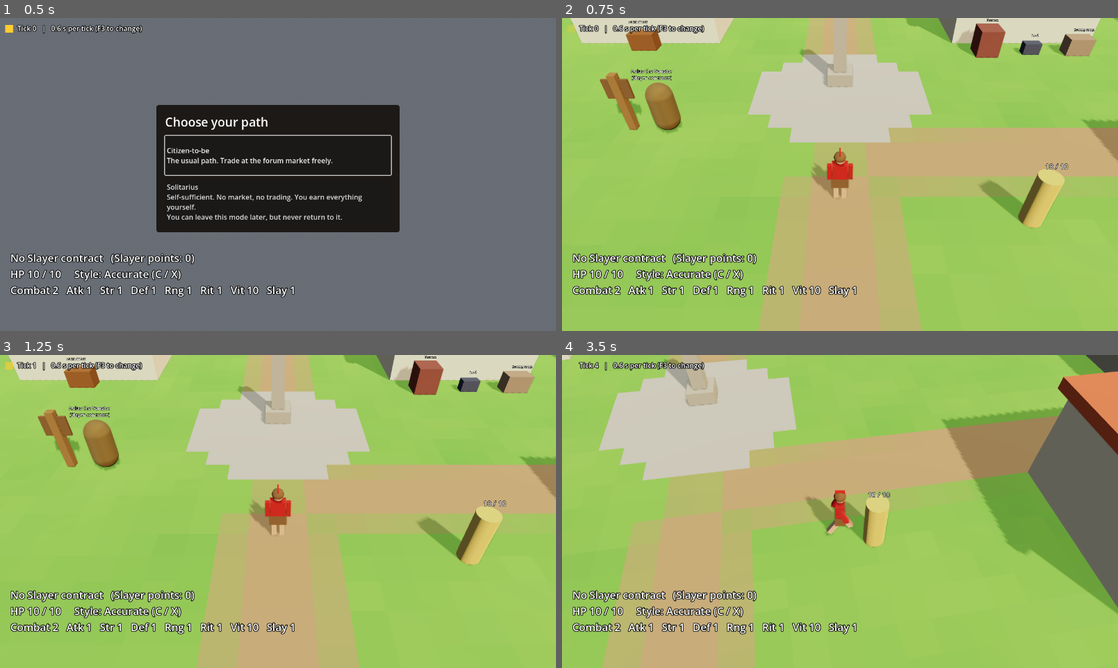
Above: before the commit, frames 1-4 (two rows, left to right).
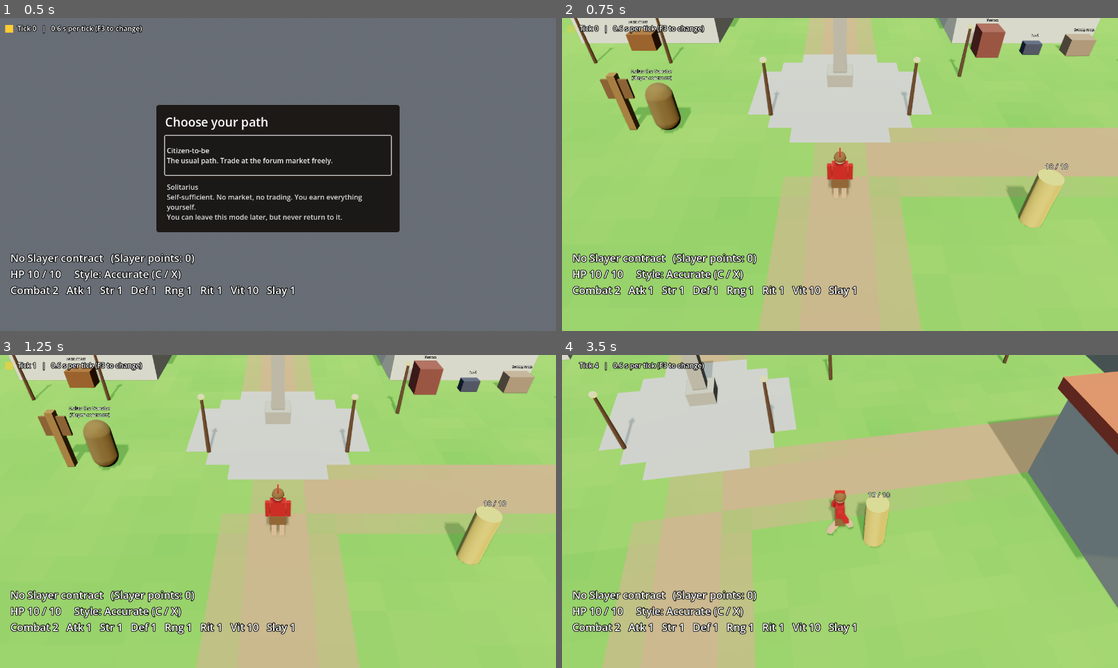
Above: after the commit, the same moments.

Repository: DanteArcese/legio
Game: Godot game, scene res://scenes/main.tscn
Two runs of this game, one before a commit and one after it. Both use one fixed random seed, a clock stepped at 60 frames per second and the inputs below.
Inputs (mouse positions are in pixels of both pictures, inside the frame that each line leads up to):
- Up to frame 1 (0.5 s): no input
- Up to frame 2 (0.75 s): click "Citizen-to-be The usual path.…" at 0.5 s
- Up to frame 3 (1.25 s): no input
- Up to frame 4 (3.5 s): tap Enter (ui_accept) at 1.25, 1.52, 1.82 s; move the mouse to (962, 495) at 1.27 s; hold D (move_right) 1.28-2 s; tap Down (camera_down) at 1.35 s; click (962, 495) at 1.42 s; drag from (728, 527) to (812, 574) at 2.02 s; move the mouse to (895, 442) at 2.77 s; hold D (move_right) from 2.78 s (still down); tap Right (camera_right) at 2.85 s

Frame 1 is identical in both runs. In frame 2, 3.9% of the frame differs, in the area x 1-100%, y 0-68%; in frame 3, 3.9%; in frame 4, 13%, in the area x 1-100%, y 0-84%.

Commit message:
Add day/night cycle, moon, and lamp posts; fail playtests on script errors (#56)
Co-Authored-By: Claude Opus 5.5 <noreply@anthropic.com>
Claude-Session: https://claude.ai/code/session_01LWcDeJx5tZMUXidHZumWzT

Diff:
--- a/game/scenes/main.tscn
+++ b/game/scenes/main.tscn
@@ -20,6 +20,8 @@
 [ext_resource type="Script" path="res://scripts/settings/graphics_settings.gd" id="18_graphics"]
 [ext_resource type="Script" path="res://scripts/ui/pause_menu.gd" id="19_pause"]
 [ext_resource type="Script" path="res://scripts/world/terrain.gd" id="20_terrain"]
+[ext_resource type="Script" path="res://scripts/world/day_night.gd" id="21_daynight"]
+[ext_resource type="Script" path="res://scripts/world/lamp_post.gd" id="22_lamp"]
 
 [sub_resource type="ProceduralSkyMaterial" id="sky_mat"]
 
@@ -100,6 +102,66 @@
 
 [node name="CastraFerrea" parent="." groups=["navigation_source"] instance=ExtResource("12_town")]
 
+[node name="Moon" type="DirectionalLight3D" parent="."]
+transform = Transform3D(1, 0, 0, 0, 0.5, 0.866, 0, -0.866, 0.5, 0, 10, 0)
+light_color = Color(0.55, 0.62, 0.9, 1)
+light_energy = 0.0
+shadow_enabled = true
+
+[node name="Lamps" type="Node3D" parent="."]
+
+[node name="Lamp1" type="StaticBody3D" parent="Lamps"]
+transform = Transform3D(1, 0, 0, 0, 1, 0, 0, 0, 1, -9, 0, -8)
+script = ExtResource("22_lamp")
+
+[node name="Lamp2" type="StaticBody3D" parent="Lamps"]
+transform = Transform3D(1, 0, 0, 0, 1, 0, 0, 0, 1, -13, 0, -8)
+script = ExtResource("22_lamp")
+
+[node name="Lamp3" type="StaticBody3D" parent="Lamps"]
+transform = Transform3D(1, 0, 0, 0, 1, 0, 0, 0, 1, 6, 0, -6.5)
+script = ExtResource("22_lamp")
+
+[node name="Lamp4" type="StaticBody3D" parent="Lamps"]
+transform = Transform3D(1, 0, 0, 0, 1, 0, 0, 0, 1, 15, 0, -6.5)
+script = ExtResource("22_lamp")
+
+[node name="Lamp5" type="StaticBody3D" parent="Lamps"]
+transform = Transform3D(1, 0, 0, 0, 1, 0, 0, 0, 1, 3, 0, -3)
+script = ExtResource("22_lamp")
+
+[node name="Lamp6" type="StaticBody3D" parent="Lamps"]
+transform = Transform3D(1, 0, 0, 0, 1, 0, 0, 0, 1, -3, 0, -3)
+script = ExtResource("22_lamp")
+
+[node name="Lamp7" type="StaticBody3D" parent="Lamps"]
+transform = Transform3D(1, 0, 0, 0, 1, 0, 0, 0, 1, -2.5, 0, 18)
+script = ExtResource("22_lamp")
+
+[node name="Lamp8" type="StaticBody3D" parent="Lamps"]
+transform = Transform3D(1, 0, 0, 0, 1, 0, 0, 0, 1, 2.5, 0, 18)
+script = ExtResource("22_lamp")
+
+[node name="Lamp9" type="StaticBody3D" parent="Lamps"]
+transform = Transform3D(1, 0, 0, 0, 1, 0, 0, 0, 1, 18, 0, -2.5)
+script = ExtResource("22_lamp")
+
+[node name="Lamp10" type="StaticBody3D" parent="Lamps"]
+transform = Transform3D(1, 0, 0, 0, 1, 0, 0, 0, 1, 18, 0, 2.5)
+script = ExtResource("22_lamp")
+
+[node name="Lamp11" type="StaticBody3D" parent="Lamps"]
+transform = Transform3D(1, 0, 0, 0, 1, 0, 0, 0, 1, -2.5, 0, -18)
+script = ExtResource("22_lamp")
+
+[node name="Lamp12" type="StaticBody3D" parent="Lamps"]
+transform = Transform3D(1, 0, 0, 0, 1, 0, 0, 0, 1, 2.5, 0, -18)
+script = ExtResource("22_lamp")
+
+[node name="Lamp13" type="StaticBody3D" parent="Lamps"]
+transform = Transform3D(1, 0, 0, 0, 1, 0, 0, 0, 1, -9, 0, 9)
+script = ExtResource("22_lamp")
+
 [node name="Terrain" type="StaticBody3D" parent="." node_paths=PackedStringArray("graphics_settings") groups=["navigation_source"]]
 script = ExtResource("20_terrain")
 snap_roots = Array[NodePath]([NodePath("../CastraFerrea/Outside/Woods"), NodePath("../CastraFerrea/Outside/Hills"), NodePath("../Monsters")])
@@ -434,3 +496,10 @@
 script = ExtResource("19_pause")
 settings = NodePath("../GraphicsSettings")
 game_ui = NodePath("../GameUi")
+
+[node name="DayNight" type="Node" parent="." node_paths=PackedStringArray("environment", "sun", "moon", "area_lighting")]
+script = ExtResource("21_daynight")
+environment = NodePath("../WorldEnvironment")
+sun = NodePath("../Sun")
+moon = NodePath("../Moon")
+area_lighting = NodePath("../AreaLighting")
--- a/game/scripts/world/curse_visuals.gd
+++ b/game/scripts/world/curse_visuals.gd
@@ -38,9 +38,8 @@
 		ring.add_child(mote)
 	var spin := ring.create_tween().set_loops()
 	spin.tween_property(ring, "rotation:y", TAU, 2.5).from(0.0)
-	body.get_tree().create_timer(seconds).timeout.connect(func():
-		if is_instance_valid(ring):
-			ring.queue_free())
+	# Bound to the ring itself, so a refreshed aura's old timer just goes away.
+	body.get_tree().create_timer(seconds).timeout.connect(ring.queue_free)
 
 
 static func _mote(radius: float, tint := Color(0.08, 0.05, 0.1)) -> MeshInstance3D:
--- /dev/null
+++ b/game/scripts/world/day_night.gd
@@ -0,0 +1,91 @@
+extends Node
+## Day and night: the sun arcs across the sky over a cycle of real minutes,
+## and sun, sky, ambient, and fog colours follow keyframes through dawn,
+## day, dusk, and night. A dim moon lights the night, and lamps (group
+## "lamps") glow after dark. Underground, the dungeon's own lighting wins.
+
+## Keyframes by hour: sun colour and energy, sky top and horizon, ambient energy, moon energy.
+const KEYS := [
+	[0.0, Color(0.4, 0.45, 0.7), 0.0, Color(0.03, 0.04, 0.1), Color(0.08, 0.1, 0.18), 0.45, 0.32],
+	[5.0, Color(0.6, 0.5, 0.6), 0.0, Color(0.06, 0.07, 0.16), Color(0.2, 0.16, 0.22), 0.5, 0.25],
+	[6.5, Color(1.0, 0.62, 0.38), 0.6, Color(0.3, 0.4, 0.62), Color(0.95, 0.62, 0.42), 0.8, 0.0],
+	[9.0, Color(1.0, 0.95, 0.85), 1.1, Color(0.38, 0.55, 0.82), Color(0.68, 0.76, 0.86), 1.25, 0.0],
+	[16.0, Color(1.0, 0.93, 0.8), 1.1, Color(0.38, 0.55, 0.82), Color(0.7, 0.76, 0.84), 1.25, 0.0],
+	[18.5, Color(1.0, 0.68, 0.42), 0.8, Color(0.36, 0.46, 0.7), Color(0.95, 0.66, 0.48), 1.0, 0.0],
+	[20.5, Color(0.5, 0.45, 0.7), 0.0, Color(0.06, 0.06, 0.15), Color(0.22, 0.15, 0.25), 0.5, 0.22],
+	[24.0, Color(0.4, 0.45, 0.7), 0.0, Color(0.03, 0.04, 0.1), Color(0.08, 0.1, 0.18), 0.45, 0.32],
+]
+const SUNRISE := 6.0
+const SUNSET := 20.0
+const MAX_ELEVATION := 68.0
+const SUN_YAW := -35.0
+const LAMP_ENERGY := 1.6
+
+@export var environment: WorldEnvironment
+@export var sun: DirectionalLight3D
+@export var moon: DirectionalLight3D
+@export var area_lighting: Node
+## Real minutes for a full day.
+@export var cycle_minutes := 20.0
+@export_range(0.0, 24.0) var hour := 10.0
+@export var running := true
+
+
+func _process(delta: float) -> void:
+	if running:
+		hour = fmod(hour + delta * 24.0 / (cycle_minutes * 60.0), 24.0)
+	if area_lighting and area_lighting.underground:
+		_set_lamps(0.0)
+		if moon:
+			moon.light_energy = 0.0
+		return
+	apply()
+
+
+func is_night() -> bool:
+	return hour < SUNRISE or hour > SUNSET
+
+
+## Applies the lighting for the current hour.
+func apply() -> void:
+	var key := _sample()
+	var day_fraction := clampf((hour - SUNRISE) / (SUNSET - SUNRISE), 0.0, 1.0)
+	var elevation := sin(day_fraction * PI) * MAX_ELEVATION
+	sun.rotation_degrees = Vector3(-maxf(elevation, 4.0), SUN_YAW + day_fraction * 120.0, 0.0)
+	sun.light_color = key["sun_color"]
+	sun.light_energy = key["sun_energy"]
+	sun.visible = key["sun_energy"] > 0.01
+	if moon:
+		moon.light_energy = key["moon"]
+		moon.visible = key["moon"] > 0.01
+	var env := environment.environment
+	env.ambient_light_energy = key["ambient"]
+	env.fog_light_color = key["horizon"].lerp(Color(0.72, 0.78, 0.85), 0.3)
+	var sky := env.sky.sky_material as ProceduralSkyMaterial
+	if sky:
+		sky.sky_top_color = key["top"]
+		sky.sky_horizon_color = key["horizon"]
+		sky.ground_horizon_color = key["horizon"].darkened(0.2)
+	var night := 1.0 - smoothstep(0.0, 0.3, key["sun_energy"])
+	_set_lamps(night * LAMP_ENERGY)
+
+
+func _set_lamps(energy: float) -> void:
+	for lamp in get_tree().get_nodes_in_group("lamps"):
+		if lamp is Light3D:
+			lamp.light_energy = energy
+			lamp.visible = energy > 0.01
+
+
+func _sample() -> Dictionary:
+	for i in KEYS.size() - 1:
+		var a: Array = KEYS[i]
+		var b: Array = KEYS[i + 1]
+		if hour >= a[0] and hour <= b[0]:
+			var t: float = (hour - a[0]) / (b[0] - a[0])
+			return {
+				"sun_color": (a[1] as Color).lerp(b[1], t), "sun_energy": lerpf(a[2], b[2], t),
+				"top": (a[3] as Color).lerp(b[3], t), "horizon": (a[4] as Color).lerp(b[4], t),
+				"ambient": lerpf(a[5], b[5], t), "moon": lerpf(a[6], b[6], t),
+			}
+	return {}
--- /dev/null
+++ b/game/scripts/world/lamp_post.gd
@@ -0,0 +1,47 @@
+extends StaticBody3D
+## A simple lamp post whose light the day/night cycle switches on at night.
+
+func _init() -> void:
+	collision_layer = 8
+	add_to_group("navigation_source")
+
+
+func _ready() -> void:
+	var post := MeshInstance3D.new()
+	var pole := CylinderMesh.new()
+	pole.top_radius = 0.06
+	pole.bottom_radius = 0.09
+	pole.height = 2.4
+	var wood := StandardMaterial3D.new()
+	wood.albedo_color = Color(0.32, 0.22, 0.14)
+	pole.material = wood
+	post.mesh = pole
+	post.position.y = 1.2
+	add_child(post)
+	var flame := MeshInstance3D.new()
+	var bowl := SphereMesh.new()
+	bowl.radius = 0.14
+	bowl.height = 0.22
+	var glow := StandardMaterial3D.new()
+	glow.albedo_color = Color(1, 0.6, 0.25)
+	glow.emission_enabled = true
+	glow.emission = Color(1, 0.55, 0.2)
+	glow.emission_energy_multiplier = 2.5
+	bowl.material = glow
+	flame.mesh = bowl
+	flame.position.y = 2.5
+	add_child(flame)
+	var shape := CollisionShape3D.new()
+	var cylinder := CylinderShape3D.new()
+	cylinder.radius = 0.15
+	cylinder.height = 2.4
+	shape.shape = cylinder
+	shape.position.y = 1.2
+	add_child(shape)
+	var light := OmniLight3D.new()
+	light.light_color = Color(1, 0.68, 0.38)
+	light.omni_range = 9.0
+	light.position.y = 2.5
+	light.shadow_enabled = false
+	light.add_to_group("lamps")
+	add_child(light)
--- /dev/null
+++ b/game/tests/test_scripts_compile.gd
@@ -0,0 +1,25 @@
+extends "res://tests/test_case.gd"
+## Every game and tool script must compile. A script that fails to parse
+## otherwise only shows up as a silent hang or a missing feature at runtime.
+
+const ROOTS := ["res://scripts", "res://tools"]
+
+
+func test_every_script_compiles() -> void:
+	var count := 0
+	for root in ROOTS:
+		for path in _scripts_under(root):
+			var script: Script = load(path)
+			check(script != null and script.can_instantiate(), "%s compiles" % path)
+			count += 1
+	check(count > 40, "found the scripts (%d)" % count)
+
+
+func _scripts_under(dir_path: String) -> Array:
+	var found := []
+	for file in DirAccess.get_files_at(dir_path):
+		if file.ends_with(".gd"):
+			found.append(dir_path.path_join(file))
+	for sub in DirAccess.get_directories_at(dir_path):
+		found.append_array(_scripts_under(dir_path.path_join(sub)))
+	return found
--- a/game/tools/playtest/run.gd
+++ b/game/tools/playtest/run.gd
@@ -4,9 +4,30 @@
 ## [--save=<path>]  (enables saving to that path; off by default)
 
 const Bindings := preload("res://scripts/input/bindings.gd")
+## Give up on a scenario that hangs (for example after a script error).
+const WATCHDOG_SECONDS := 900
+
+var _deadline_msec := 0
+var _errors := ErrorCapture.new()
+
+
+## Collects engine and script errors raised while a scenario runs, so a
+## scenario that crashes part-way through fails instead of quietly passing.
+class ErrorCapture extends Logger:
+	var errors: PackedStringArray = []
+
+	func _log_error(_function: String, file: String, line: int, code: String, rationale: String,
+			_editor_notify: bool, error_type: int, _script_backtraces: Array[ScriptBacktrace]) -> void:
+		if error_type != ERROR_TYPE_WARNING:
+			errors.append("%s:%d %s" % [file, line, rationale if not rationale.is_empty() else code])
+
+	func _log_message(_message: String, _error: bool) -> void:
+		pass
 
 
 func _initialize() -> void:
+	_deadline_msec = Time.get_ticks_msec() + WATCHDOG_SECONDS * 1000
+	OS.add_logger(_errors)
 	var args := _parse_args()
 	var scenario_name: String = args.get("scenario", "")
 	if scenario_name.is_empty():
@@ -21,6 +42,11 @@
 		save_system.enabled = args.get("save", "") != ""
 		if save_system.enabled:
 			save_system.save_path = args["save"]
+	# Playtests run at a fixed midday unless a scenario changes it.
+	var day_night: Node = main.get_node_or_null("DayNight")
+	if day_night:
+		day_night.running = false
+		day_night.hour = 12.0
 	var graphics: Node = main.get_node_or_null("GraphicsSettings")
 	if graphics:
 		graphics.persist = false
@@ -44,12 +70,21 @@
 func _run(scenario: Node, scenario_name: String) -> void:
 	await process_frame
 	await scenario.run()
+	for error in _errors.errors:
+		scenario.failures.append("engine/script error: " + error)
 	var result := {"scenario": scenario_name, "metrics": scenario.metrics, "failures": scenario.failures}
 	print(JSON.stringify(result, "  "))
 	if not scenario.out_dir.is_empty():
 		var file := FileAccess.open(scenario.out_dir.path_join("result.json"), FileAccess.WRITE)
 		file.store_string(JSON.stringify(result, "  "))
 	quit(1 if scenario.failures.size() > 0 else 0)
+
+
+func _process(_delta: float) -> bool:
+	if Time.get_ticks_msec() > _deadline_msec:
+		printerr("Playtest timed out after %d s (a script error can cause this; check the log above)." % WATCHDOG_SECONDS)
+		quit(3)
+	return false
 
 
 func _parse_args() -> Dictionary:
--- /dev/null
+++ b/game/tools/playtest/scenarios/day_night.gd
@@ -0,0 +1,40 @@
+extends "res://tools/playtest/scenario.gd"
+## The day/night cycle: noon is bright, midnight is dark with lamps lit and
+## a moon, dawn and dusk are warm, and the dungeon ignores the sky.
+
+func run() -> void:
+	await seconds(0.3)
+	var cycle: Node = main.get_node("DayNight")
+	var sun: DirectionalLight3D = main.get_node("Sun")
+	var lamp: OmniLight3D = main.get_node("Lamps/Lamp5").find_children("*", "OmniLight3D", true, false)[0]
+	player().global_position = Vector3(0, 1, 2)
+	var energies := {}
+	for hour in [12.0, 18.6, 0.0, 6.6]:
+		cycle.hour = hour
+		await seconds(0.3)
+		energies[hour] = sun.light_energy
+		await shot("hour_%02d" % int(hour))
+		if hour == 0.0:
+			expect(cycle.is_night(), "midnight is night")
+			expect(lamp.visible and lamp.light_energy > 1.0, "lamps lit at night")
+			expect(main.get_node("Moon").visible, "the moon is up")
+	expect(energies[12.0] > 1.0, "noon is bright")
+	expect(energies[0.0] < 0.05, "no sun at midnight")
+	expect(energies[18.6] < energies[12.0] and energies[18.6] > 0.0, "dusk is dimmer than noon")
+	cycle.hour = 12.0
+	await seconds(0.3)
+	expect(not lamp.visible, "lamps off at noon")
+
+	# Underground the cycle stays out of the way.
+	cycle.hour = 0.0
+	player().global_position = Vector3(150, 1, 2.5)
+	await seconds(0.5)
+	expect(not lamp.visible, "town lamps aren't drawn while underground")
+	expect(main.get_node("AreaLighting").underground, "underground")
+
+	# Time actually passes when running.
+	cycle.running = true
+	cycle.cycle_minutes = 1.0
+	var before: float = cycle.hour
+	await seconds(2.5)
+	expect(cycle.hour > before + 0.5, "time moves (%.2f -> %.2f)" % [before, cycle.hour])
Not shown, added: game/scripts/world/day_night.gd.uid
Not shown, added: game/scripts/world/lamp_post.gd.uid
Not shown, added: game/tests/test_scripts_compile.gd.uid
Not shown, added: game/tools/playtest/scenarios/day_night.gd.uid
Not shown, changed: CLAUDE.md
